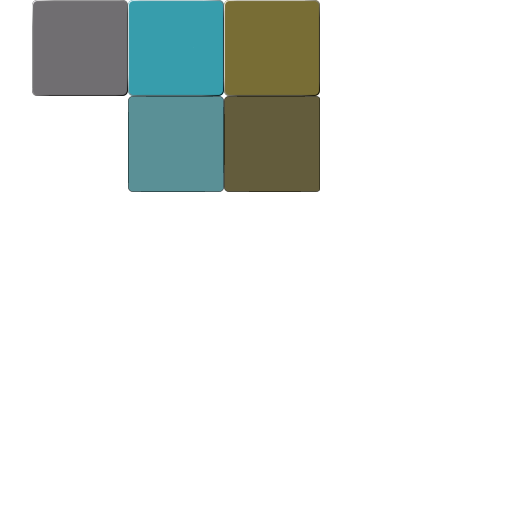
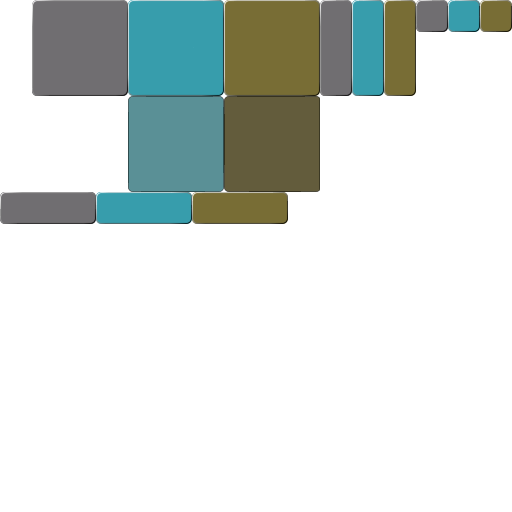
The second 512x512 image is a revision of the first. Changes to its layers:
painted on "Background" over (0, 0, 512, 224)
